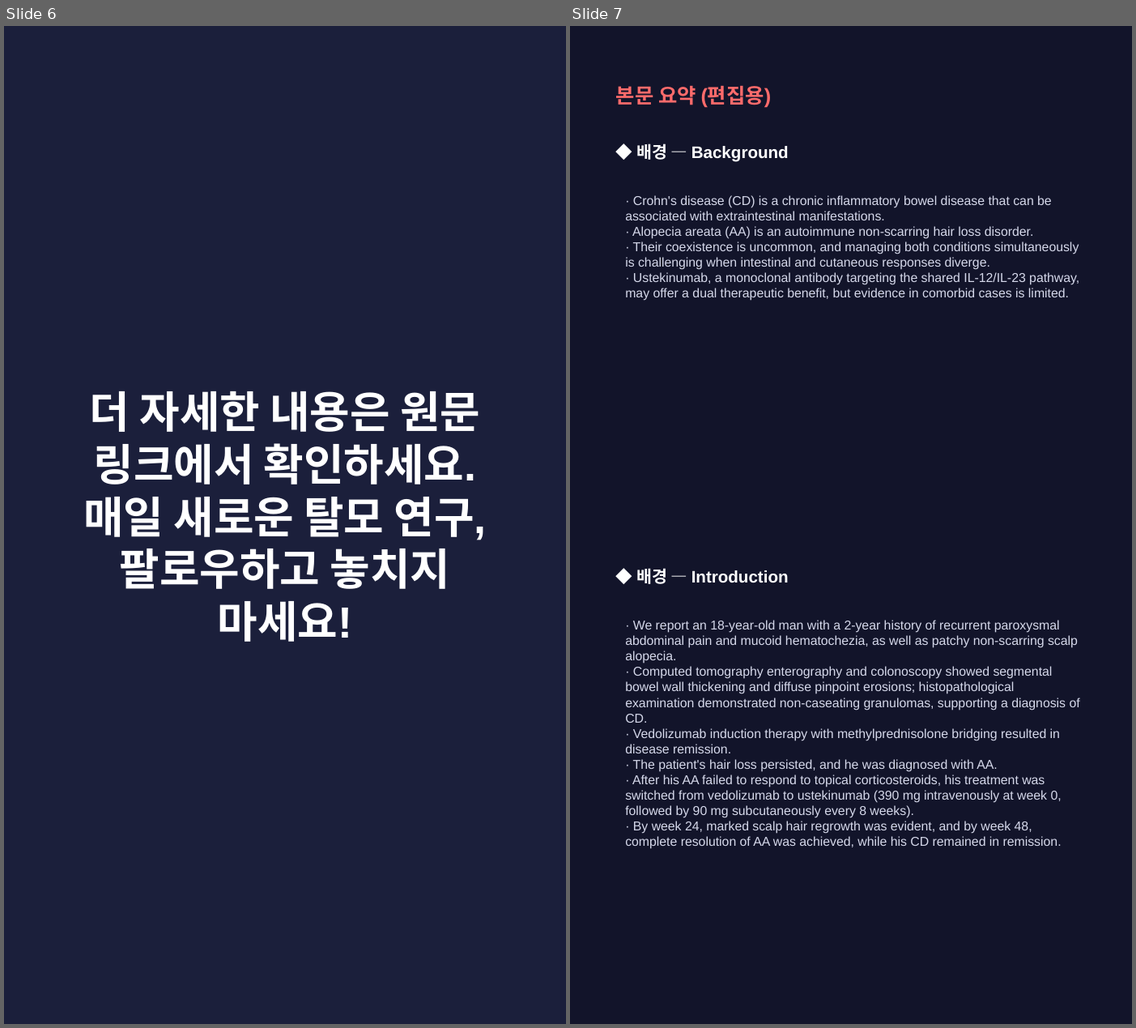
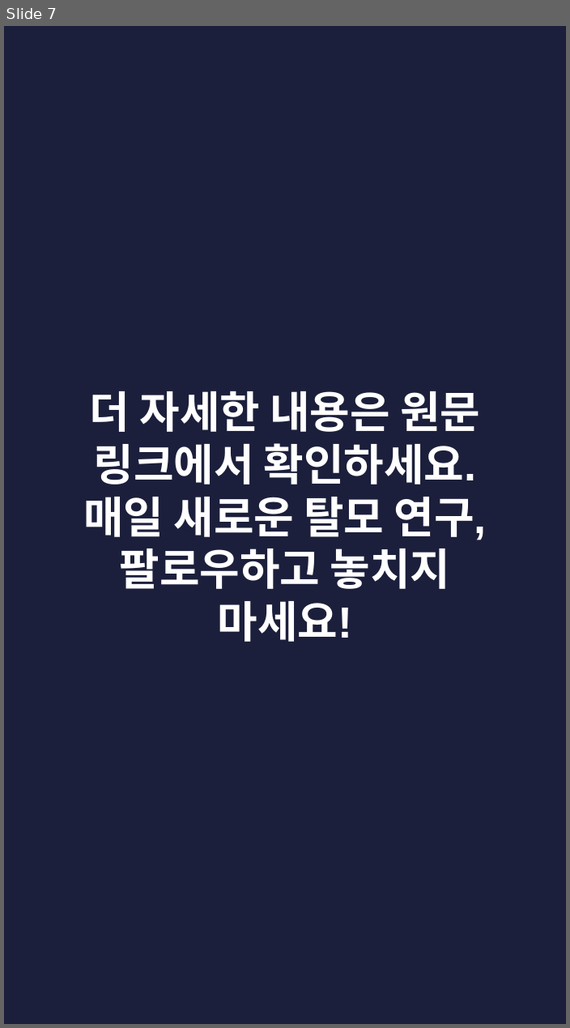
Before and after one commit to hyokang2010-BJ-ANTH/product-builder-test, a slide deck: pwa/data/latest/slides.pptx. Shown side by side, each under a label of ours: slides 6 and 7 before the commit, slide 7 after it. The pictures are 1136x1028 and 570x1028 pixels, drawn with LibreOffice and Linux fonts; fonts in the diff are those of the drawing. Boxes give left, top, right and bottom in pixels: in the first picture for what was removed or moved away, otherwise in the second. Text is boxed around its words. In the diff, an @@ line names an element or a change of style, - is before the commit and + after.

```diff
--- a/pwa/data/latest/slides.pptx
+++ b/pwa/data/latest/slides.pptx
@@ slide 7 removed at (570, 26, 1132, 1024), background #12142A @@
@@ text removed at (616, 85, 772, 108) @@
-본문 요약 (편집용)
@@ text removed at (636, 143, 789, 161) @@
-◆ 배경 — Background
@@ text removed at (625, 195, 1079, 301) @@
-· Crohn's disease (CD) is a chronic inflammatory bowel disease that can be associated with extraintestinal manifestations.
-· Alopecia areata (AA) is an autoimmune non-scarring hair loss disorder.
-· Their coexistence is uncommon, and managing both conditions simultaneously is challenging when intestinal and cutaneous responses diverge.
-· Ustekinumab, a monoclonal antibody targeting the shared IL-12/IL-23 pathway, may offer a dual therapeutic benefit, but evidence in comorbid cases is limited.
@@ text removed at (636, 568, 789, 584) @@
-◆ 배경 — Introduction
@@ text removed at (625, 620, 1080, 849) @@
-· We report an 18-year-old man with a 2-year history of recurrent paroxysmal abdominal pain and mucoid hematochezia, as well as patchy non-scarring scalp alopecia.
-· Computed tomography enterography and colonoscopy showed segmental bowel wall thickening and diffuse pinpoint erosions; histopathological examination demonstrated non-caseating granulomas, supporting a diagnosis of CD.
-· Vedolizumab induction therapy with methylprednisolone bridging resulted in disease remission.
-· The patient's hair loss persisted, and he was diagnosed with AA.
-· After his AA failed to respond to topical corticosteroids, his treatment was switched from vedolizumab to ustekinumab (390 mg intravenously at week 0, followed by 90 mg subcutaneously every 8 weeks).
-· By week 24, marked scalp hair regrowth was evident, and by week 48, complete resolution of AA was achieved, while his CD remained in remission.
@@ what was slide 6 is now slide 7 @@
```
Also in this commit, not shown: 2 slides changed, 6 slides added, 4 other slides removed, 28 other files.
